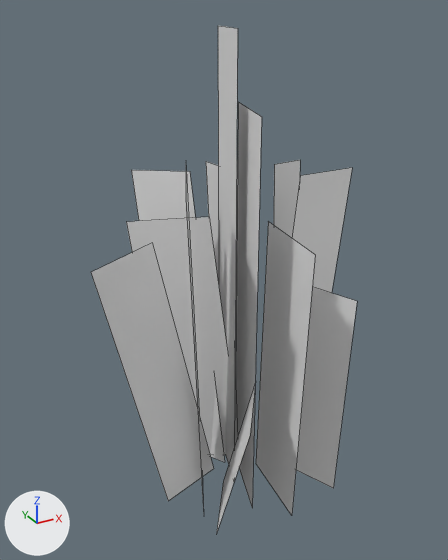
Before and after pictures for a commit that changed the OBJ model src/main/resources/assets/tfcaths/models/blocks/plants/Snake_Sanseveria.obj.
Both versions are drawn from a 50 mm lens placed at (-0.878, -1.496, 1.42), pointed at (-0.037, 0.033, 0.656). Arrows for +X, +Y and +Z are at lower left; the lights stay in place. Mesh edges are drawn as thin lines. Where no turn or scale is listed for an object, it has been applied to the vertices. Vertices at the same position are counted once.
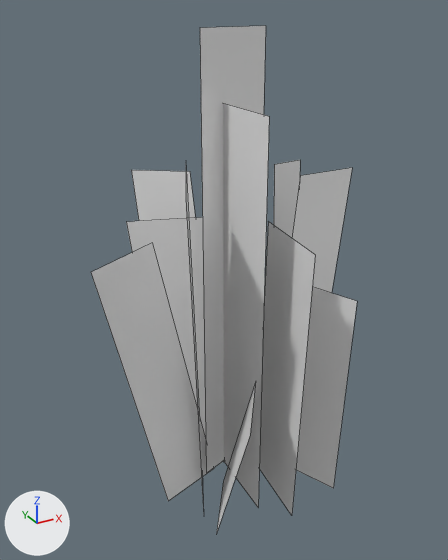
Location of each change, [x1, y1, x2, y2] in pixels of the pictures (448 x 560 px):
'cube.013', reshaped (219% wider)
    before: [218, 26, 238, 464]
    after: [200, 26, 266, 473]
'cube.001', reshaped (74% wider)
    before: [236, 102, 262, 506]
    after: [223, 103, 269, 507]
'cube.003', unchanged, covered by the edit
    before: [206, 162, 238, 447]

Edits to the bpy script that builds the scene:
```text
Change me_cube_001:
    where me_cube_001.from_pydata(...)  # 4 vertices, 1 face; spans x -0.088..-0.012, y -0.241..-0.003, z 0.0..1.188
    used by ob_cube_001; location = (0.0, 0.0, 0.0)
    me_cube_001 part 1
    me_cube_001.vertices[0].co: (-0.012, -0.003, 1.188) -> (-0.06, 0.001, 1.188)  # pixel (238, 101) -> not seen
    me_cube_001.vertices[1].co: (-0.012, -0.003, 0.0) -> (-0.06, 0.001, 0.0)
    me_cube_001.vertices[2].co: (-0.088, -0.241, 1.188) -> (-0.071, -0.248, 1.188)  # pixel (261, 116) -> pixel (269, 116)
    me_cube_001.vertices[3].co: (-0.088, -0.241, 0.0) -> (-0.071, -0.248, 0.0)  # not seen -> pixel (258, 507)
Change me_cube_013:
    where me_cube_013.from_pydata(...)  # 4 vertices, 1 face; spans x -0.08..-0.005, y -0.113..0.126, z 0.0..1.375
    used by ob_cube_013; location = (0.0, 0.0, 0.0)
    me_cube_013 part 2
    me_cube_013.vertices[0].co: (-0.005, 0.126, 1.375) -> (0.099, 0.044, 1.375)  # pixel (217, 25) -> pixel (265, 25)
    me_cube_013.vertices[1].co: (-0.005, 0.126, 0.0) -> (0.099, 0.044, 0.0)
    me_cube_013.vertices[2].co: (-0.08, -0.113, 1.375) -> (-0.139, -0.031, 1.375)  # pixel (237, 28) -> pixel (199, 27)
    me_cube_013.vertices[3].co: (-0.08, -0.113, 0.0) -> (-0.139, -0.031, 0.0)  # pixel (233, 482) -> pixel (206, 473)
```
